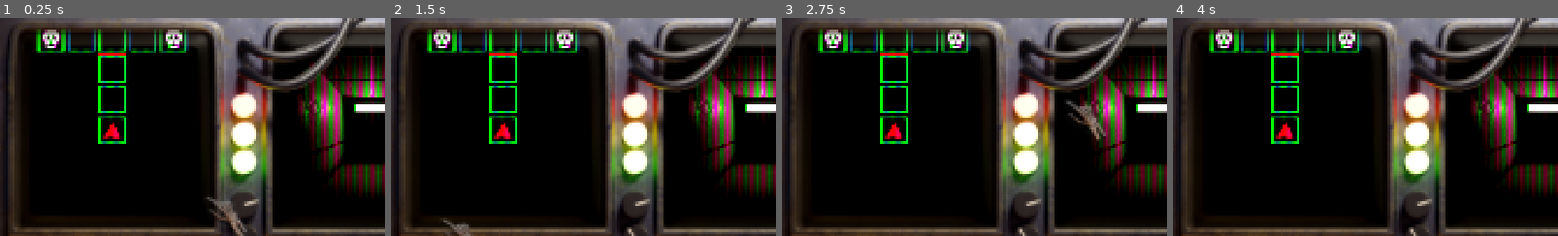
Above: before the commit, frames 1-4 (left to right).
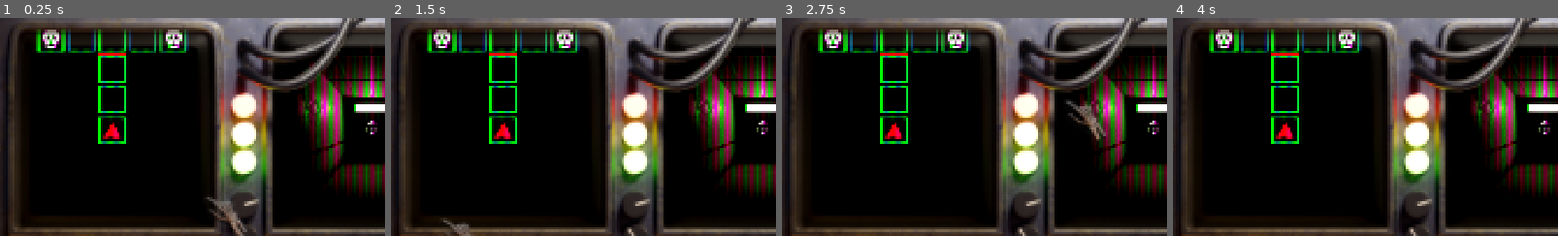
Above: after the commit, the same moments.

Repository: pudgypoultry/kill-the-computer-jam
Game: Godot game, scene res://Sandboxes/Pudgypoultry/MainScene.tscn
Same seed, same stepped clock (60 frames per second), same inputs: the game is played once before the commit and once after it.
Inputs (mouse positions are % of the whole screen's width and height, from its top left):
- Up to frame 1 (0.25 s): no input
- Up to frame 2 (1.5 s): tap Enter at 0.5 s; move the mouse to (72, 45) at 0.52 s; hold D (move_right) 0.53-1.28 s; click (72, 45) at 0.6 s; tap Space at 1.25 s; move the mouse to (29, 55) at 1.27 s; hold S (move_backward) from 1.28 s (still down); click (29, 55) at 1.35 s
- Up to frame 3 (2.75 s): tap Enter at 2 s; move the mouse to (60, 28) at 2.02 s; release S (move_backward) at 2.03 s; hold D (move_right) from 2.03 s (still down); click (60, 28) at 2.1 s
- Up to frame 4 (4 s): tap Space at 2.75 s; move the mouse to (45, 70) at 2.77 s; release D (move_right) at 2.78 s; hold W (move_forward) 2.78-3.53 s; click (45, 70) at 2.85 s; tap Enter at 3.5 s; move the mouse to (80, 65) at 3.52 s; hold A (move_left) from 3.53 s (still down); click (80, 65) at 3.6 s
The pictures show only the part of the screen within x 23-73%, y 8-58%; the shares and areas given below are measured in that part.

The runs differ from the first frame. In frame 1, less than 0.1% of the frame differs, in the area x 94-98%, y 47-54%; in frame 2, less than 0.1%; in frame 3, less than 0.1%; in frame 4, less than 0.1%.
Error before the commit: Cannot call method 'set_shader_parameter' on a null value. (res://Scenes/Gameplay/door_grid_indicator.gd:81)

Commit message:
Cruciform had wrong script on it my bad

Diff:
--- a/Sandboxes/Pudgypoultry/MainScene.tscn
+++ b/Sandboxes/Pudgypoultry/MainScene.tscn
@@ -5,7 +5,6 @@
 [ext_resource type="PackedScene" uid="uid://deyytmftgimdu" path="res://Scenes/Punchcards/CardScenes/punch_card_fusion.tscn" id="3_sh0p1"]
 [ext_resource type="PackedScene" uid="uid://dd12tmva7loan" path="res://Scenes/Punchcards/CardScenes/punch_card_halo.tscn" id="4_3tf8q"]
 [ext_resource type="PackedScene" uid="uid://nbibkmp3es04" path="res://Scenes/Punchcards/CardScenes/punch_card_cruciform.tscn" id="5_qaeli"]
-[ext_resource type="Script" uid="uid://y5jgghy7qleh" path="res://Scenes/Punchcards/Move_Backward/Punch_Move_Backward.gd" id="6_w0dj5"]
 [ext_resource type="Environment" uid="uid://ccvtkoherrvxq" path="res://Assets/world_environment.tres" id="7_5msbe"]
 [ext_resource type="AudioStream" uid="uid://dwj54u80iuo5a" path="res://Assets/SFX/FootstepsTurn01.wav" id="8_cmfyp"]
 [ext_resource type="AudioStream" uid="uid://lg8cmh75j17t" path="res://Assets/SFX/FootstepsTurn02.wav" id="9_1uf6b"]
@@ -123,7 +122,6 @@
 
 [node name="PunchCardCruciform" parent="PlayArea" unique_id=1633542311 instance=ExtResource("5_qaeli")]
 transform = Transform3D(0.07, 0, 0, 0, 0.07, 1.6298155e-09, 0, -1.6298155e-09, 0.07, -0.7115568, 0.033325344, 0.024033025)
-script = ExtResource("6_w0dj5")
 card_name = "Cruciform"
 
 [node name="MouseCursor" parent="PlayArea" unique_id=1458504978 instance=ExtResource("10_tq65w")]
--- a/Scenes/Punchcards/Examine/Punch_Examine.gd
+++ b/Scenes/Punchcards/Examine/Punch_Examine.gd
@@ -7,11 +7,11 @@
 
 func execute_a() -> void:
 	super()
-	print("Rotating Left")
-	reactor.talk()
+	print("Examining")
+	reactor.examine()
 
 
 func execute_b() -> void:
 	super()
-	print("Rotating Left")
-	reactor.examine()
+	print("Talking")
+	reactor.talk()
